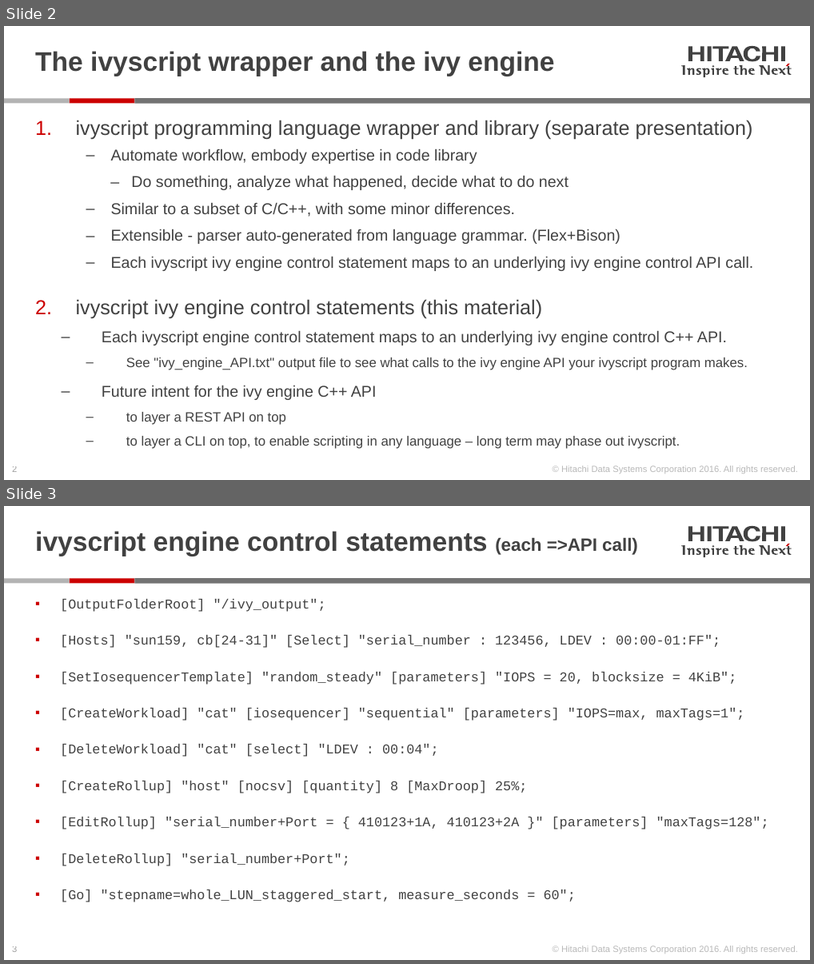
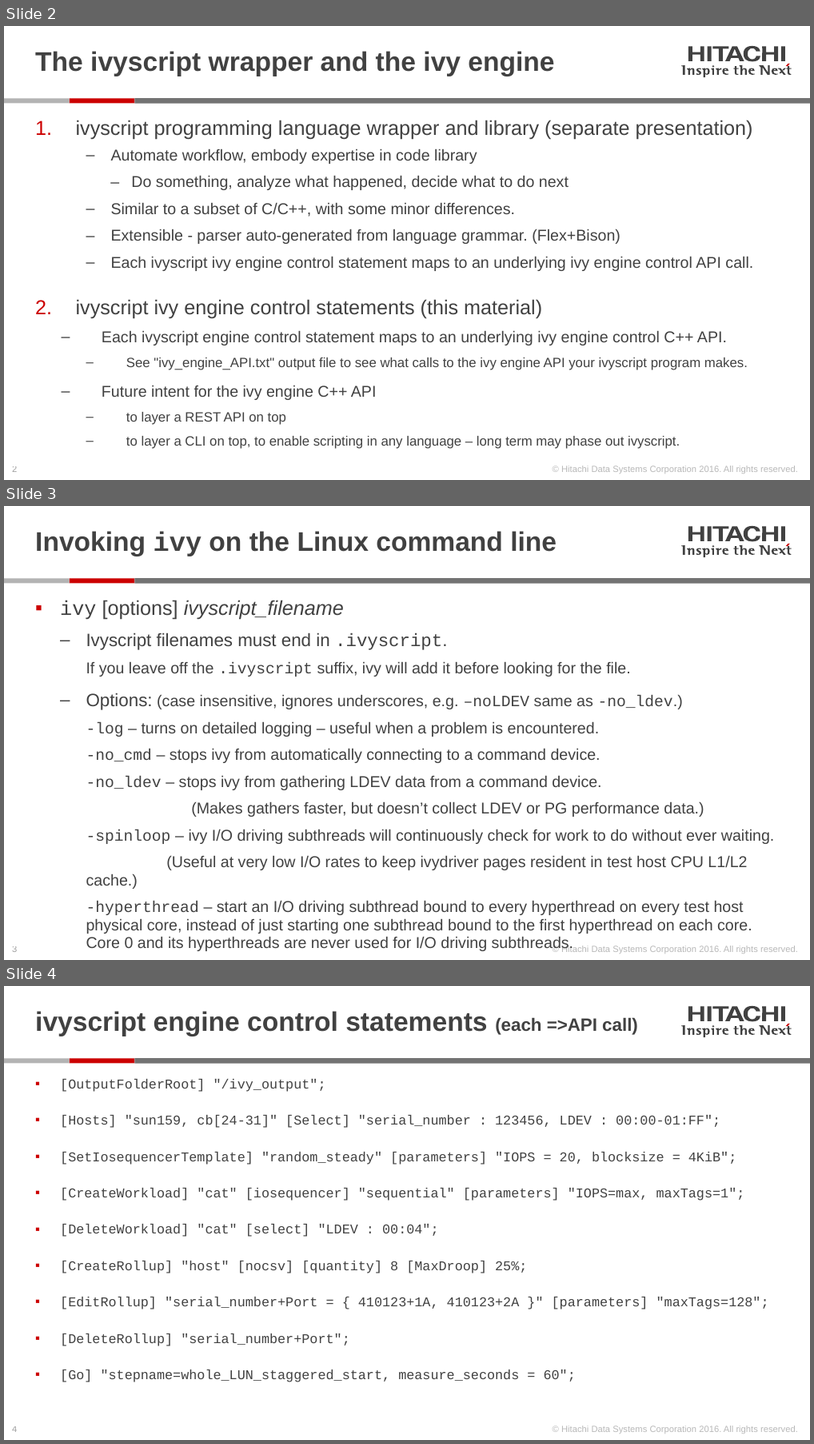
Before and after one commit to Hitachi-Data-Systems/ivy, a slide deck: doc/Programming the ivy engine.pptx. Shown one above the other, each under a label of ours: slides 2 and 3 before the commit, slides 2, 3 and 4 after it. The pictures are 814x964 and 814x1444 pixels, drawn with LibreOffice and Linux fonts; fonts in the diff are those of the drawing. Boxes give left, top, right and bottom in pixels: in the first picture for what was removed or moved away, otherwise in the second. Text is boxed around its words. In the diff, an @@ line names an element or a change of style, - is before the commit and + after.

```diff
--- a/doc/Programming the ivy engine.pptx
+++ b/doc/Programming the ivy engine.pptx
@@ slide 3 added at [4, 506, 810, 960], background #FFFFFF; not listed: 28 template elements that a slide beside it also shows @@
@@ title added at [35, 531, 557, 556], 24 pt, text #414141, bold @@
+Invoking ivy on the Linux command line
@@ text added at [60, 600, 775, 952], 14 pt, text #414141 @@
+▪ ivy [options] ivyscript_filename
+  ‒ Ivyscript filenames must end in .ivyscript.
+    If you leave off the .ivyscript suffix, ivy will add it before looking for the file.
+  ‒ Options: (case insensitive, ignores underscores, e.g. –noLDEV same as -no_ldev.)
+    -log – turns on detailed logging – useful when a problem is encountered.
+    -no_cmd – stops ivy from automatically connecting to a command device.
+    -no_ldev – stops ivy from gathering LDEV data from a command device.
+      (Makes gathers faster, but doesn’t collect LDEV or PG performance data.)
+    -spinloop – ivy I/O driving subthreads will continuously check for work to do without ever waiting.
+    (Useful at very low I/O rates to keep ivydriver pages resident in test host CPU L1/L2 cache.)
+    -hyperthread – start an I/O driving subthread bound to every hyperthread on every test host physical core, instead of just starting one subthread bound to the first hyperthread on each core. Core 0 and its hyperthreads are never used for I/O driving subthreads.
@@ what was slide 3 is now slide 4 @@
@@ page number at [12, 1426, 17, 1432]: text changed @@
-3
+4
```
Also in this commit, not shown: 1 slide changed, 21 other files.
